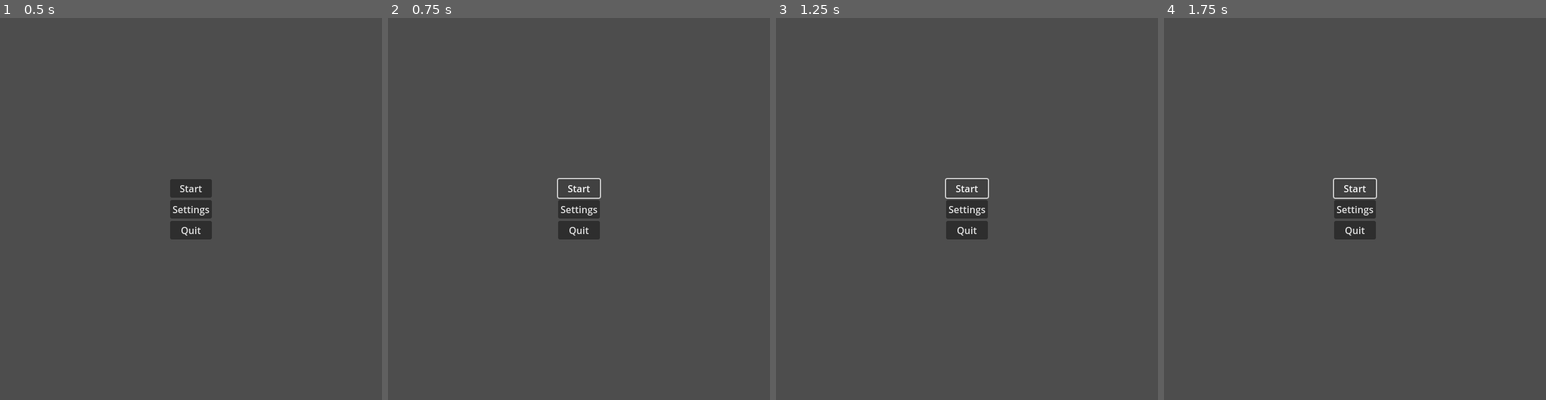
Above: before the commit, frames 1-4 (left to right).
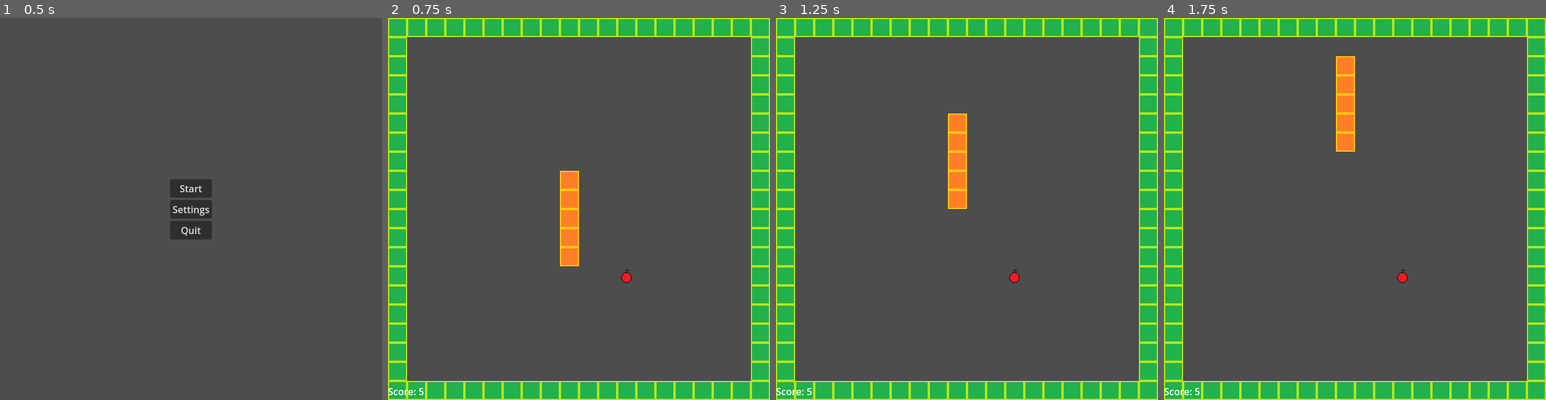
Above: after the commit, the same moments.

Repository: sethbabauta/snake-run
Game: Godot game, scene res://Scenes/menu.tscn
Two runs of this game, one before a commit and one after it. Both use one fixed random seed, a clock stepped at 60 frames per second and the inputs below.
Inputs (mouse positions are in pixels of both pictures, inside the frame that each line leads up to):
- Up to frame 1 (0.5 s): no input
- Up to frame 2 (0.75 s): click "Start" at 0.5 s
- Up to frame 3 (1.25 s): no input
- Up to frame 4 (1.75 s): click (1355, 189) at 1.25 s, where only the run before the commit has a clickable "Start"

Frame 1 is identical in both runs. In frame 2, 21% of the frame differs, in the area x 0-100%, y 0-100%; in frame 3, 21%; in frame 4, 21%.
Error before the commit: Parse Error: Class "Main" hides a global script class. (res://Scripts/main.gd:1)

Commit message:
rename stuff

Diff:
--- /dev/null
+++ b/Scenes/classic.tscn
@@ -0,0 +1,22 @@
+[gd_scene load_steps=4 format=3 uid="uid://bung5knnx5cud"]
+
+[ext_resource type="Script" path="res://Scripts/classic.gd" id="1_rch0c"]
+[ext_resource type="PackedScene" uid="uid://cldb30o8i8473" path="res://Scenes/collision_query.tscn" id="2_rragb"]
+[ext_resource type="PackedScene" uid="uid://2esaq6uvofnq" path="res://Scenes/game_ui.tscn" id="3_t4vht"]
+
+[node name="Classic" type="Node"]
+script = ExtResource("1_rch0c")
+
+[node name="Timer" type="Timer" parent="."]
+wait_time = 0.15
+autostart = true
+
+[node name="Camera2D" type="Camera2D" parent="."]
+position = Vector2(320, 320)
+
+[node name="CollisionQuery" parent="Camera2D" instance=ExtResource("2_rragb")]
+
+[node name="GameUI" parent="." instance=ExtResource("3_t4vht")]
+
+[connection signal="SCORE_CHANGED" from="." to="GameUI" method="_on_classic_score_changed"]
+[connection signal="timeout" from="Timer" to="." method="_on_timer_timeout"]
--- a/Scenes/CollisionQuery.tscn
+++ b/Scenes/collision_query.tscn
@@ -1,13 +1,13 @@
 [gd_scene load_steps=3 format=3 uid="uid://cldb30o8i8473"]
 
-[ext_resource type="Script" path="res://Scripts/CollisionQuery.gd" id="1_e68s2"]
+[ext_resource type="Script" path="res://Scripts/collision_query.gd" id="1_3r7v3"]
 
 [sub_resource type="RectangleShape2D" id="RectangleShape2D_nrc2q"]
 size = Vector2(640, 640)
 
 [node name="CollisionQuery" type="Area2D"]
 collision_layer = 2
-script = ExtResource("1_e68s2")
+script = ExtResource("1_3r7v3")
 
 [node name="CollisionShape2D" type="CollisionShape2D" parent="."]
 shape = SubResource("RectangleShape2D_nrc2q")
--- a/Scenes/MainUI.tscn
+++ b/Scenes/game_ui.tscn
@@ -1,15 +1,16 @@
 [gd_scene load_steps=2 format=3 uid="uid://2esaq6uvofnq"]
 
-[ext_resource type="Script" path="res://Scripts/main_ui.gd" id="1_7s0us"]
+[ext_resource type="Script" path="res://Scripts/main_ui.gd" id="1_2wlwj"]
 
-[node name="MainUI" type="Control" node_paths=PackedStringArray("score_label")]
+[node name="GameUI" type="Control" node_paths=PackedStringArray("score_label")]
+z_index = 10
 layout_mode = 3
 anchors_preset = 15
 anchor_right = 1.0
 anchor_bottom = 1.0
 grow_horizontal = 2
 grow_vertical = 2
-script = ExtResource("1_7s0us")
+script = ExtResource("1_2wlwj")
 score_label = NodePath("Score")
 
 [node name="Score" type="Label" parent="."]
--- a/Scenes/main.tscn
+++ /dev/null
@@ -1,23 +0,0 @@
-[gd_scene load_steps=4 format=3 uid="uid://bung5knnx5cud"]
-
-[ext_resource type="Script" path="res://Scripts/main.gd" id="1_rch0c"]
-[ext_resource type="PackedScene" uid="uid://cldb30o8i8473" path="res://Scenes/CollisionQuery.tscn" id="2_rragb"]
-[ext_resource type="PackedScene" uid="uid://2esaq6uvofnq" path="res://Scenes/MainUI.tscn" id="3_ll2od"]
-
-[node name="Main" type="Node"]
-script = ExtResource("1_rch0c")
-
-[node name="Timer" type="Timer" parent="."]
-wait_time = 0.15
-autostart = true
-
-[node name="Camera2D" type="Camera2D" parent="."]
-position = Vector2(320, 320)
-
-[node name="CollisionQuery" parent="Camera2D" instance=ExtResource("2_rragb")]
-
-[node name="MainUI" parent="." instance=ExtResource("3_ll2od")]
-z_index = 10
-
-[connection signal="SCORE_CHANGED" from="." to="MainUI" method="_on_main_score_changed"]
-[connection signal="timeout" from="Timer" to="." method="_on_timer_timeout"]
--- a/Scenes/menu.tscn
+++ b/Scenes/menu.tscn
@@ -1,7 +1,7 @@
 [gd_scene load_steps=3 format=3 uid="uid://bcwkfdsotaoow"]
 
 [ext_resource type="Script" path="res://Scripts/menu.gd" id="1_a7i57"]
-[ext_resource type="PackedScene" uid="uid://bung5knnx5cud" path="res://Scenes/main.tscn" id="2_05pqm"]
+[ext_resource type="PackedScene" uid="uid://bung5knnx5cud" path="res://Scenes/classic.tscn" id="2_267yb"]
 
 [node name="Menu" type="Control"]
 layout_mode = 3
@@ -11,7 +11,7 @@
 grow_horizontal = 2
 grow_vertical = 2
 script = ExtResource("1_a7i57")
-main_node = ExtResource("2_05pqm")
+classic_node = ExtResource("2_267yb")
 
 [node name="VBoxContainer" type="VBoxContainer" parent="."]
 layout_mode = 1
--- a/Scenes/PhysicsObject.tscn
+++ b/Scenes/physics_object.tscn
@@ -1,16 +1,16 @@
 [gd_scene load_steps=4 format=3 uid="uid://b7f11puwfib6s"]
 
-[ext_resource type="Script" path="res://Scripts/PhysicsObject.gd" id="1_nfjlr"]
-[ext_resource type="Texture2D" uid="uid://c0ugsissxvnu5" path="res://Sprites/johngoals.png" id="1_tm54g"]
+[ext_resource type="Script" path="res://Scripts/physics_object.gd" id="1_xokus"]
+[ext_resource type="Texture2D" uid="uid://c0ugsissxvnu5" path="res://Sprites/johngoals.png" id="2_k538e"]
 
 [sub_resource type="RectangleShape2D" id="RectangleShape2D_h5tqg"]
 size = Vector2(30, 30)
 
 [node name="PhysicsObject" type="Area2D"]
-script = ExtResource("1_nfjlr")
+script = ExtResource("1_xokus")
 
 [node name="PhysicsObjectSprite" type="Sprite2D" parent="."]
-texture = ExtResource("1_tm54g")
+texture = ExtResource("2_k538e")
 
 [node name="PhysicsObjectCollisionShape" type="CollisionShape2D" parent="."]
 shape = SubResource("RectangleShape2D_h5tqg")
--- a/scripts/main.gd
+++ b/Scripts/classic.gd
@@ -2,10 +2,10 @@
 
 signal SCORE_CHANGED
 
-const BLUEPRINTS_PATH = "res://Blueprints.txt"
+const BLUEPRINTS_PATH = "res://blueprints.txt"
 const SCENES_PATH = "res://Scenes/"
 const SPRITES_PATH = "res://Sprites/"
-const PHYSICS_OBJECT_PATH = "res://Scenes/PhysicsObject.tscn"
+const PHYSICS_OBJECT_PATH = "res://Scenes/physics_object.tscn"
 const TICK_THRESHOLD = 10
 const BASE_MOVE_SPEED = 32
 const START_LENGTH = 5
--- a/Scripts/main_ui.gd
+++ b/Scripts/main_ui.gd
@@ -2,5 +2,6 @@
 
 @export var score_label: Label
 
-func _on_main_score_changed(new_score: int) -> void:
+
+func _on_classic_score_changed(new_score: int) -> void:
 	score_label.text = "Score: %d" % new_score
--- a/Scripts/menu.gd
+++ b/Scripts/menu.gd
@@ -1,6 +1,7 @@
 class_name Menu extends Control
 
-@export var main_node: PackedScene
+@export var classic_node: PackedScene
+
 
 func _on_start_pressed() -> void:
-	pass # Replace with function body.
+	get_tree().change_scene_to_packed(classic_node)
Not shown, changed: Blueprints.txt
Renamed: Scripts/CollisionQuery.gd -> Scripts/collision_query.gd
Renamed: scripts/GameEngine.gd -> Scripts/game_engine.gd
Renamed: Scripts/PhysicsObject.gd -> Scripts/physics_object.gd
Renamed: Sprites/poisonApple.png -> Sprites/poison_apple.png
Not shown, changed: Sprites/poison_apple.png.import
